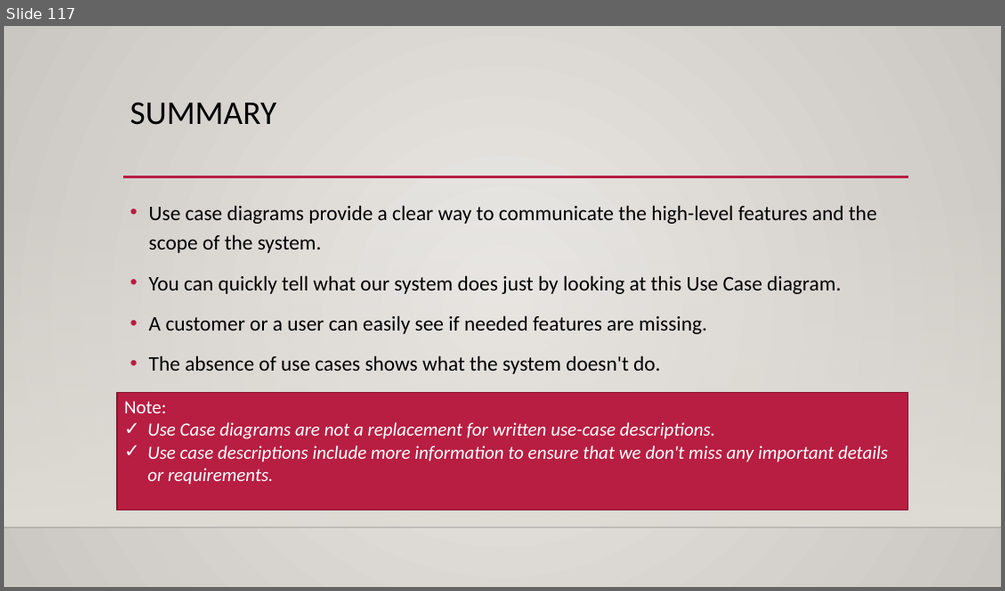
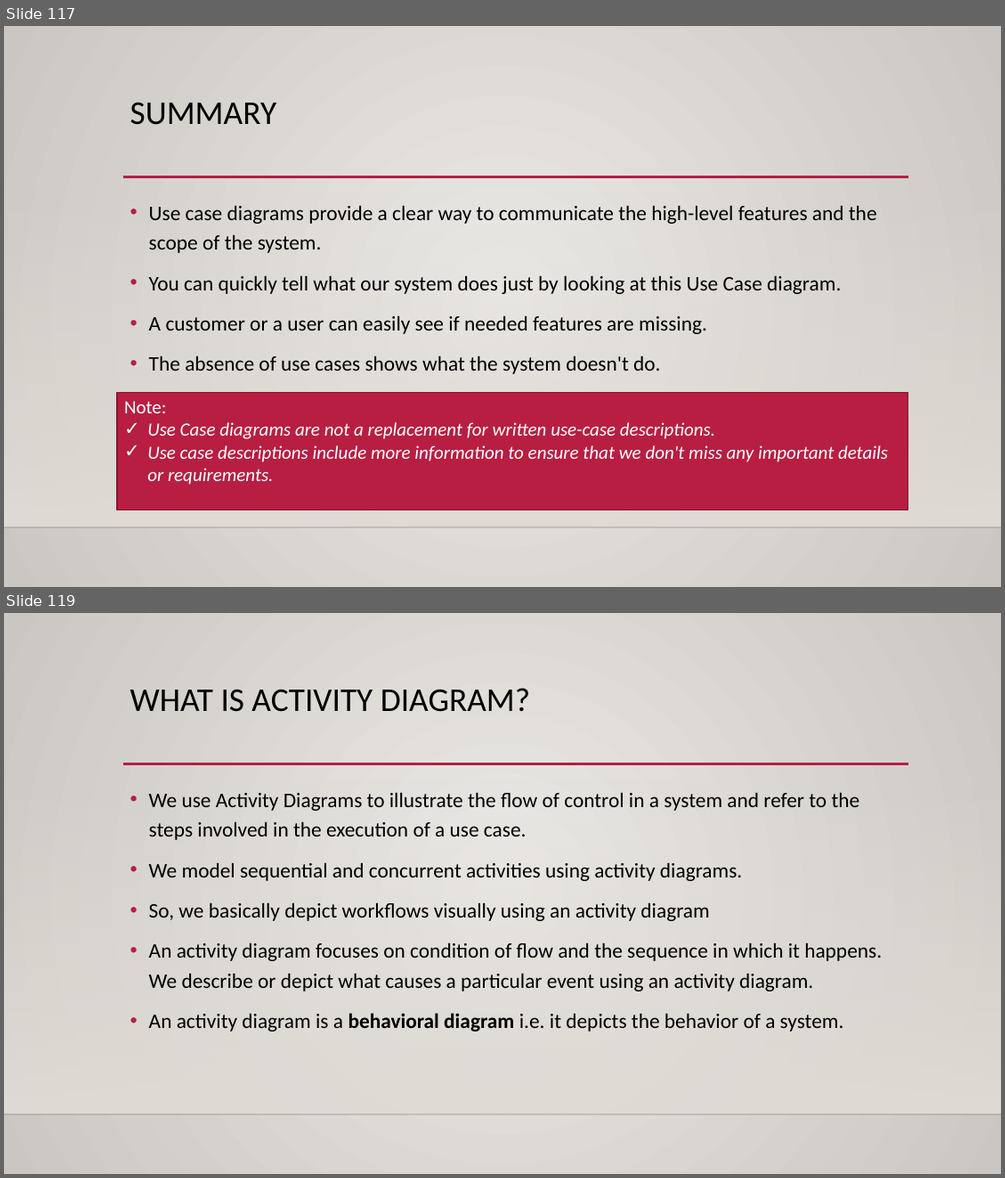
Before and after one commit to joydip-git/siemens-ooad-uml-25thaugust, a slide deck: presentation/OOAD and uml.pptx. Shown one above the other, each under a label of ours: slide 117 before the commit, slides 117 and 119 after it; the slides between them are not shown. The pictures are 1005x591 and 1005x1178 pixels, drawn with LibreOffice and Linux fonts; fonts in the diff are those of the drawing; background and template pictures are left out. Boxes give left, top, right and bottom in pixels: in the first picture for what was removed or moved away, otherwise in the second. Text is boxed around its words. In the diff, an @@ line names an element or a change of style, - is before the commit and + after.

```diff
--- a/presentation/OOAD and uml.pptx
+++ b/presentation/OOAD and uml.pptx
@@ slide 119 added at <box>4,613,1001,1174</box>, background gradient #ECEAE7 to #CAC7C1; not listed: 3 template elements that a slide beside it also shows @@
@@ title added at <box>130,688,530,712</box>, 32 pt, text #000000 @@
+WHAT IS ACTIVITY DIAGRAM?
@@ text added at <box>149,792,882,1031</box>, 20 pt, text #000000 @@
+• We use Activity Diagrams to illustrate the flow of control in a system and refer to the steps involved in the execution of a use case.
+• We model sequential and concurrent activities using activity diagrams.
+• So, we basically depict workflows visually using an activity diagram
+• An activity diagram focuses on condition of flow and the sequence in which it happens. We describe or depict what causes a particular event using an activity diagram.
+• An activity diagram is a behavioral diagram i.e. it depicts the behavior of a system.
```
Also in this commit, not shown: 1 slide changed, 69 other slides added, 3 other files.
